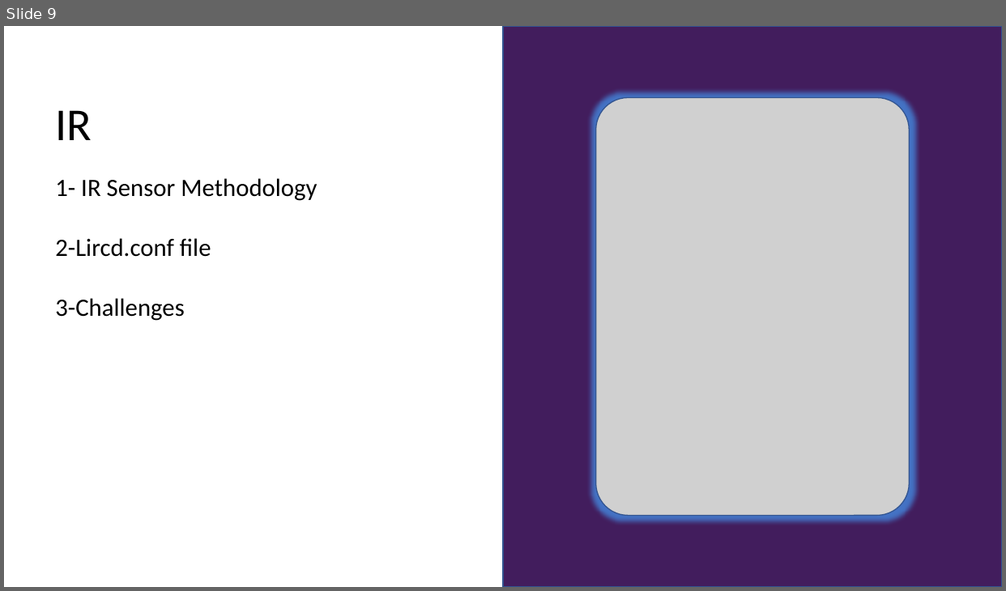
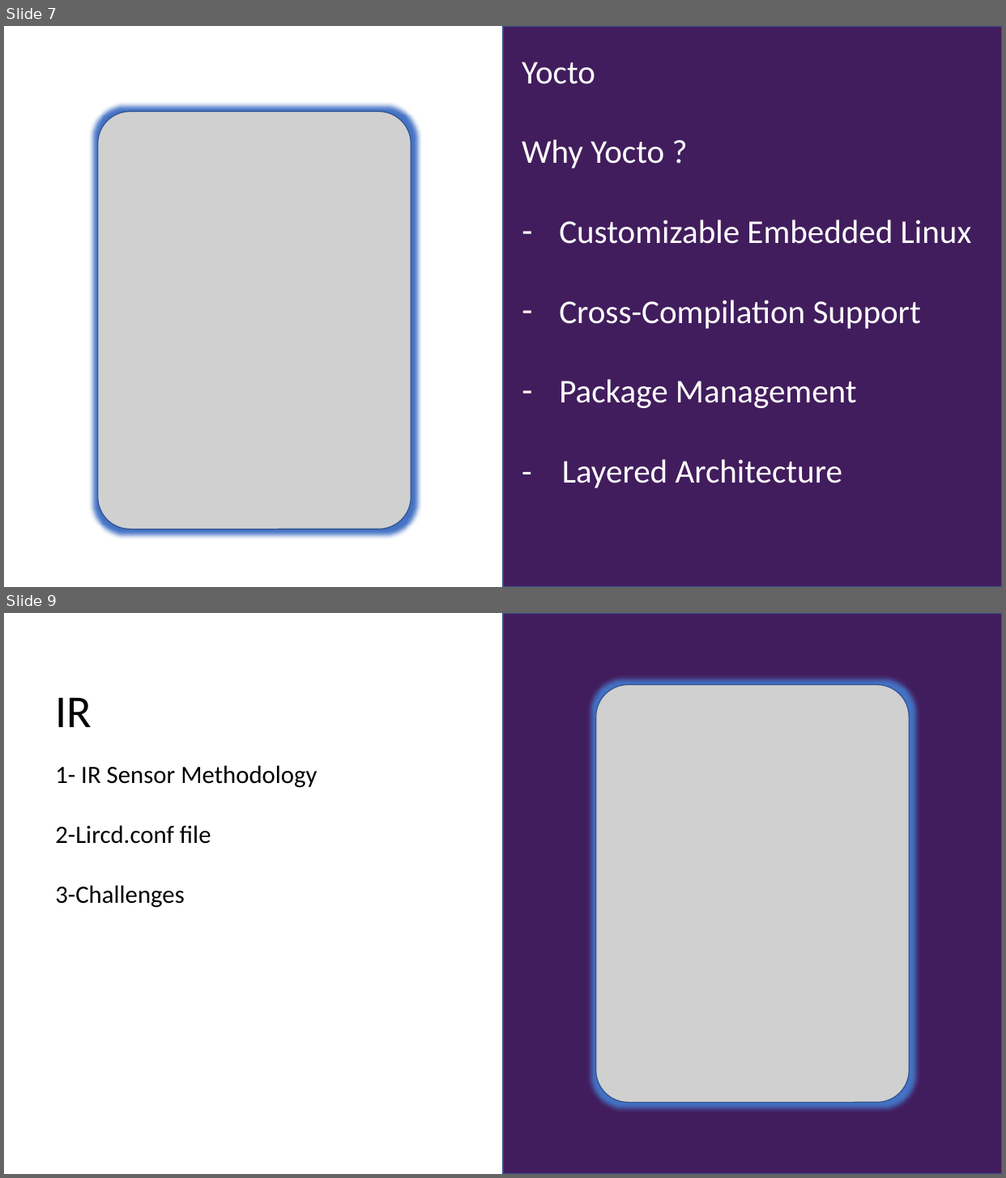
Before and after one commit to YasmenEhab/Music-Player-Application-, a slide deck: project.pptx. Shown one above the other, each under a label of ours: slide 9 before the commit, slides 7 and 9 after it; the slides between them are not shown. The pictures are 1006x591 and 1006x1178 pixels, drawn with LibreOffice and Linux fonts; fonts in the diff are those of the drawing; grey boxes stand for pictures. Boxes give left, top, right and bottom in pixels: in the first picture for what was removed or moved away, otherwise in the second. Text is boxed around its words. In the diff, an @@ line names an element or a change of style, - is before the commit and + after.

```diff
--- a/project.pptx
+++ b/project.pptx
@@ slide 7 added at box(4, 26, 1002, 587), background #FFFFFF @@
@@ rectangle added at box(503, 26, 1002, 587), fill #421D5D, outline #325491 1 pt @@
@@ text added at box(522, 62, 972, 489), 32 pt, text #FFFFFF @@
+Yocto
+Why Yocto ?
+– Customizable Embedded Linux
+– Cross-Compilation Support
+– Package Management
+- Layered Architecture
@@ picture added at box(98, 111, 411, 529) @@
```
Also in this commit, not shown: 3 slides changed, 2 other slides added, 1 slide removed.
